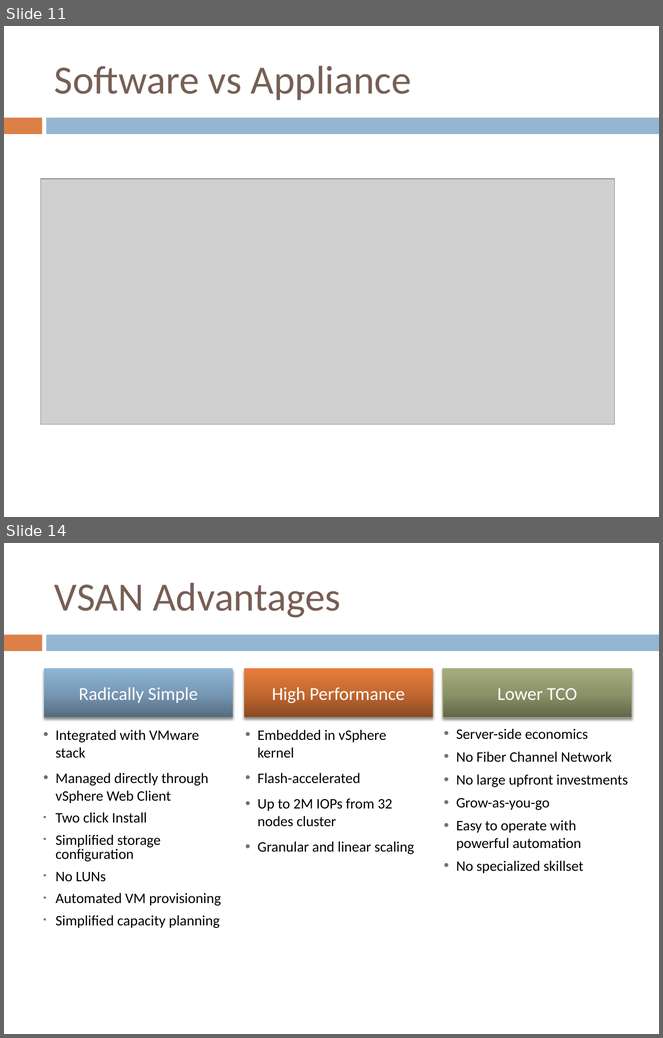
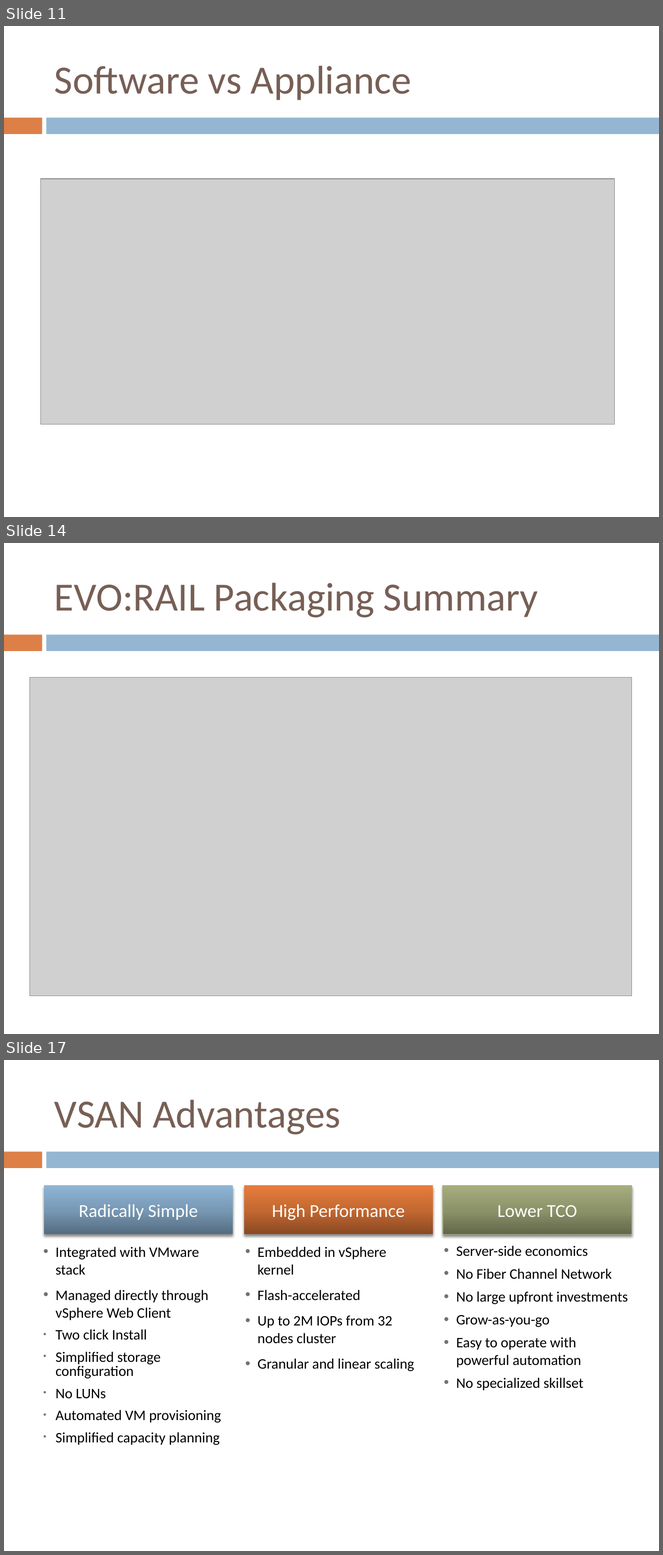
Before and after one commit to yangoliver/mydoc, a slide deck: slides/2016/vsan_toi_part1.pptx. Shown one above the other, each under a label of ours: slides 11 and 14 before the commit, slides 11, 14 and 17 after it; the slides between them are not shown. The pictures are 663x1038 and 663x1555 pixels, drawn with LibreOffice and Linux fonts; fonts in the diff are those of the drawing; grey boxes stand for pictures. Boxes give left, top, right and bottom in pixels: in the first picture for what was removed or moved away, otherwise in the second. Text is boxed around its words. In the diff, an @@ line names an element or a change of style, - is before the commit and + after.

Commit message:
added more EVO:RAIL information

```diff
--- a/slides/2016/vsan_toi_part1.pptx
+++ b/slides/2016/vsan_toi_part1.pptx
@@ slide 14 added at [4,543,659,1034], background #FFFFFF; not listed: 2 template elements that a slide beside it also shows @@
@@ title added at [54,583,538,617], 44 pt, text #775F55 @@
+EVO:RAIL Packaging Summary
@@ picture added at [29,677,632,996] @@
@@ what was slide 14 is now slide 17 @@
```
Also in this commit, not shown: 4 slides changed, 5 other slides added, 1 other file.
